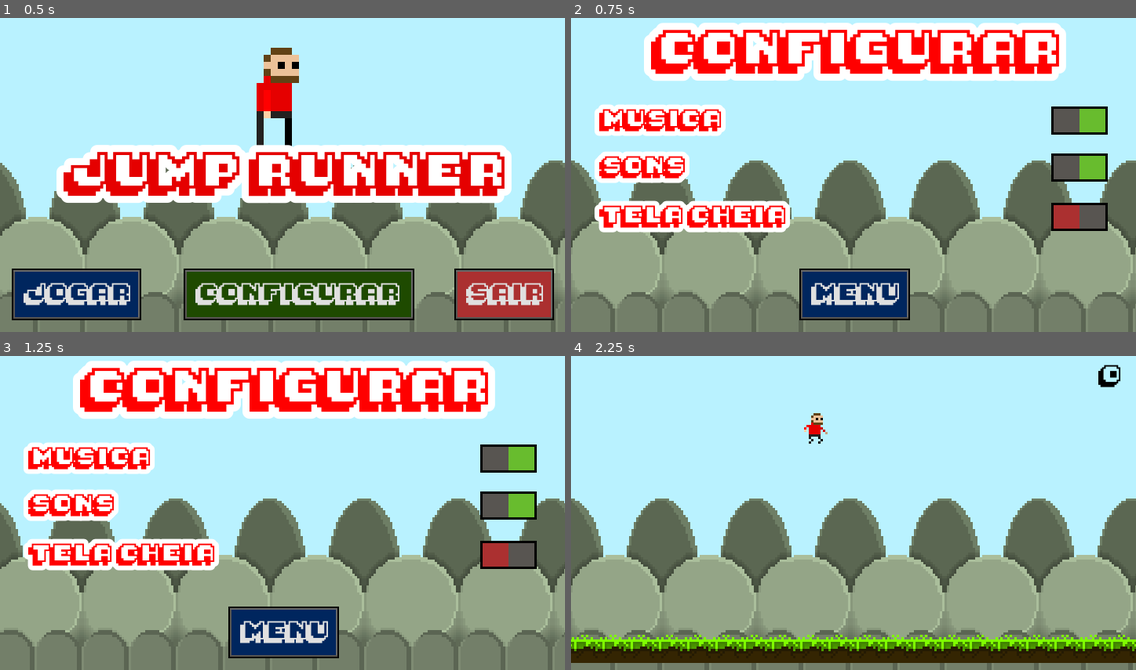
Above: before the commit, frames 1-4 (two rows, left to right).
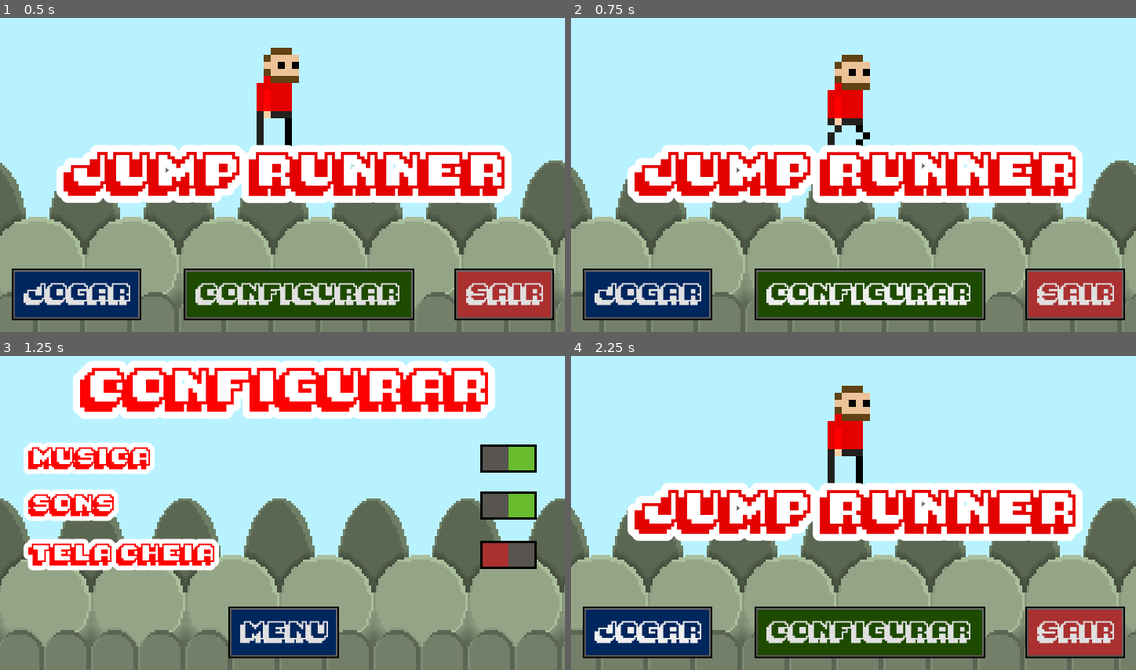
Above: after the commit, the same moments.

Repository: alexporcena/jumprunner
Game: Godot game, scene res://cenas/UIMenu.tscn
Two runs of this game, one before a commit and one after it. Both use one fixed random seed, a clock stepped at 60 frames per second and the inputs below. Sound files missing from this copy of the repository are replaced by a short silence.
Inputs:
- Up to frame 1 (0.5 s): no input
- Up to frame 2 (0.75 s): click "CONFIGURAR" at 0.5 s
- Up to frame 3 (1.25 s): no input
- Up to frame 4 (2.25 s): click "MENU" at 1.25 s; click "JOGAR" at 2 s

Frame 1 is identical in both runs. In frame 2, 55% of the frame differs, in the area x 0-100%, y 1-100%; in frame 3, 8.9%; in frame 4, 40%.
Error before the commit: Invalid get index 'telacheia' (on base: 'Nil'). (res://scripts/GameData.gd:57)

Commit message:
Add files via upload

Diff:
--- a/cenas/Jogo.tscn
+++ b/cenas/Jogo.tscn
@@ -1,10 +1,11 @@
-[gd_scene load_steps=7 format=2]
+[gd_scene load_steps=8 format=2]
 
 [ext_resource path="res://cenas/PlanodeFundo.tscn" type="PackedScene" id=1]
 [ext_resource path="res://cenas/Personagem.tscn" type="PackedScene" id=2]
 [ext_resource path="res://cenas/SpawnerPlataformas.tscn" type="PackedScene" id=3]
 [ext_resource path="res://cenas/HUD.tscn" type="PackedScene" id=4]
 [ext_resource path="res://scripts/Jogo.gd" type="Script" id=5]
+[ext_resource path="res://assets/sound/Raining Bits.ogg" type="AudioStream" id=6]
 
 [sub_resource type="RectangleShape2D" id=1]
 extents = Vector2( 103, 10 )
@@ -30,4 +31,8 @@
 [node name="CollisionShape2D" type="CollisionShape2D" parent="GameOverArea"]
 shape = SubResource( 1 )
 
+[node name="AudioStreamPlayer" type="AudioStreamPlayer" parent="."]
+stream = ExtResource( 6 )
+volume_db = -30.0
+
 [connection signal="body_entered" from="GameOverArea" to="." method="_on_GameOverArea_body_entered"]
--- a/cenas/Personagem.tscn
+++ b/cenas/Personagem.tscn
@@ -1,7 +1,9 @@
-[gd_scene load_steps=8 format=2]
+[gd_scene load_steps=10 format=2]
 
 [ext_resource path="res://assets/imagens/personagem.png" type="Texture" id=1]
 [ext_resource path="res://scripts/Personagem.gd" type="Script" id=2]
+[ext_resource path="res://assets/sound/coin.ogg" type="AudioStream" id=3]
+[ext_resource path="res://assets/sound/jumppp11.ogg" type="AudioStream" id=4]
 
 [sub_resource type="RectangleShape2D" id=1]
 extents = Vector2( 4, 7 )
@@ -88,3 +90,11 @@
 anims/caindo = SubResource( 3 )
 anims/correndo = SubResource( 4 )
 anims/pulando = SubResource( 5 )
+
+[node name="AudioPulo" type="AudioStreamPlayer" parent="."]
+stream = ExtResource( 4 )
+volume_db = -10.0
+
+[node name="AudioMoeda" type="AudioStreamPlayer" parent="."]
+stream = ExtResource( 3 )
+volume_db = -10.0
--- a/cenas/UIGameOver.tscn
+++ b/cenas/UIGameOver.tscn
@@ -7,6 +7,7 @@
 [ext_resource path="res://assets/imagens/personagem.png" type="Texture" id=5]
 [ext_resource path="res://assets/imagens/btn_green.png" type="Texture" id=6]
 [ext_resource path="res://scripts/UIGameOver.gd" type="Script" id=7]
+[ext_resource path="res://assets/sound/Lines of Code.mp3" type="AudioStream" id=8]
 
 [sub_resource type="AtlasTexture" id=1]
 atlas = ExtResource( 5 )
@@ -71,9 +72,6 @@
 anchor_right = 1.0
 anchor_bottom = 1.0
 script = ExtResource( 7 )
-__meta__ = {
-"_edit_use_anchors_": false
-}
 
 [node name="PlanodeFundo" parent="." instance=ExtResource( 1 )]
 
@@ -81,7 +79,6 @@
 position = Vector2( 72, 114 )
 scale = Vector2( 3, 3 )
 frames = SubResource( 3 )
-frame = 1
 playing = true
 
 [node name="LabelGameOver" type="Label" parent="."]
@@ -187,6 +184,10 @@
 custom_styles/normal = SubResource( 10 )
 text = "SAIR"
 
+[node name="AudioStreamPlayer" type="AudioStreamPlayer" parent="."]
+stream = ExtResource( 8 )
+volume_db = -20.0
+
 [connection signal="pressed" from="ButtonMenu" to="." method="_on_ButtonMenu_pressed"]
 [connection signal="pressed" from="ButtonJogar" to="." method="_on_ButtonJogar_pressed"]
 [connection signal="pressed" from="ButtonSair" to="." method="_on_ButtonSair_pressed"]
--- a/cenas/UIMenu.tscn
+++ b/cenas/UIMenu.tscn
@@ -7,6 +7,8 @@
 [ext_resource path="res://assets/imagens/btn_green.png" type="Texture" id=5]
 [ext_resource path="res://assets/imagens/btn_red.png" type="Texture" id=6]
 [ext_resource path="res://scripts/UIMenu.gd" type="Script" id=7]
+[ext_resource path="res://assets/sound/A Journey Awaits.ogg" type="AudioStream" id=8]
+[ext_resource path="res://assets/sound/coin.ogg" type="AudioStream" id=9]
 
 [sub_resource type="AtlasTexture" id=1]
 atlas = ExtResource( 2 )
@@ -91,9 +93,6 @@
 custom_colors/font_color = Color( 0.901961, 0, 0, 1 )
 custom_fonts/font = SubResource( 4 )
 text = "JUMP RUNNER"
-__meta__ = {
-"_edit_use_anchors_": false
-}
 
 [node name="ButtonJogar" type="Button" parent="."]
 anchor_top = 1.0
@@ -109,9 +108,6 @@
 custom_styles/disabled = SubResource( 6 )
 custom_styles/normal = SubResource( 6 )
 text = "JOGAR"
-__meta__ = {
-"_edit_use_anchors_": false
-}
 
 [node name="ButtonConfiguracoes" type="Button" parent="."]
 anchor_left = 0.5
@@ -129,9 +125,6 @@
 custom_styles/disabled = SubResource( 8 )
 custom_styles/normal = SubResource( 8 )
 text = "CONFIGURAR"
-__meta__ = {
-"_edit_use_anchors_": false
-}
 
 [node name="ButtonSair" type="Button" parent="."]
 anchor_left = 1.0
@@ -149,10 +142,15 @@
 custom_styles/disabled = SubResource( 10 )
 custom_styles/normal = SubResource( 10 )
 text = "SAIR"
-__meta__ = {
-"_edit_use_anchors_": false
-}
+
+[node name="AudioStreamPlayer" type="AudioStreamPlayer" parent="."]
+stream = ExtResource( 8 )
+volume_db = -20.0
+
+[node name="AudioBotao" type="AudioStreamPlayer" parent="."]
+stream = ExtResource( 9 )
 
 [connection signal="pressed" from="ButtonJogar" to="." method="_on_ButtonJogar_pressed"]
 [connection signal="pressed" from="ButtonConfiguracoes" to="." method="_on_ButtonConfiguracoes_pressed"]
 [connection signal="pressed" from="ButtonSair" to="." method="_on_ButtonSair_pressed"]
+[connection signal="finished" from="AudioBotao" to="." method="_on_AudioBotao_finished"]
--- a/scripts/Jogo.gd
+++ b/scripts/Jogo.gd
@@ -1,4 +1,8 @@
 extends Node2D
+
+func _ready():
+	if GameData.pega_valor("musica") == 1:
+		$AudioStreamPlayer.play()
 
 func _on_GameOverArea_body_entered(body):
 	if body is Personagem:
--- a/scripts/Personagem.gd
+++ b/scripts/Personagem.gd
@@ -14,6 +14,8 @@
 		$AnimationPlayer.play("correndo")
 		if Input.is_action_just_pressed("pular"):
 			velocidade.y = PULO
+			if GameData.pega_valor("sons") == 1:
+				$AudioPulo.play()
 	else:
 		if velocidade.y > 0:
 			$AnimationPlayer.play("caindo")
@@ -23,6 +25,8 @@
 	velocidade = move_and_slide(velocidade, Vector2.UP)
 
 func pontuacao():
+	if GameData.pega_valor("sons") == 1:
+		$AudioMoeda.play()
 	pontos += 1
 	get_parent().find_node("HUD").altera_pontuacao(pontos)
 
--- a/scripts/UIGameOver.gd
+++ b/scripts/UIGameOver.gd
@@ -3,6 +3,9 @@
 func _ready():
 	$LabelPontuacao.text = str(GameData.pega_valor("ultima_pontuacao")) + "  PONTOS"
 	$LabelRecorde.text = "RECORDE  " + str(GameData.pega_valor("recorde"))
+
+	if GameData.pega_valor("musica") == 1:
+		$AudioStreamPlayer.play()
 
 func _on_ButtonMenu_pressed():
 	get_tree().change_scene("res://cenas/UIMenu.tscn")
--- a/scripts/UIMenu.gd
+++ b/scripts/UIMenu.gd
@@ -1,16 +1,39 @@
 extends Control
 
+var controle_acao = 0
+
 func _ready():
+	GameData.criar_arquivo()
+
 	if GameData.pega_valor("telacheia") == 1:
 		OS.window_fullscreen = true
 
-	GameData.criar_arquivo()
+	if GameData.pega_valor("musica") == 1:
+		$AudioStreamPlayer.play()
 
 func _on_ButtonSair_pressed():
-	get_tree().quit()
+	controle_acao = 1
+	play_audio()
 
 func _on_ButtonJogar_pressed():
-	get_tree().change_scene("res://cenas/Jogo.tscn")
+	controle_acao = 2
+	play_audio()
 
 func _on_ButtonConfiguracoes_pressed():
-	get_tree().change_scene("res://cenas/UIConfiguracoes.tscn")
+	controle_acao = 3
+	play_audio()
+
+func _on_AudioBotao_finished():
+	if controle_acao == 1:
+		get_tree().quit()
+	elif controle_acao == 2:
+		get_tree().change_scene("res://cenas/Jogo.tscn")
+	elif controle_acao == 3:
+		get_tree().change_scene("res://cenas/UIConfiguracoes.tscn")
+
+func play_audio():
+	if GameData.pega_valor("sons") == 1:
+		$AudioBotao.play()
+	else:
+		$AudioBotao.volume_db = -100
+		$AudioBotao.play()
Not shown, changed: assets/sound/coin.ogg.import
Not shown, changed: assets/sound/jumppp11.ogg.import
Not shown: 1 places in cenas/UIGameOver.tscn that only renumber resources
Not shown: 1 places in cenas/UIMenu.tscn that only renumber resources
